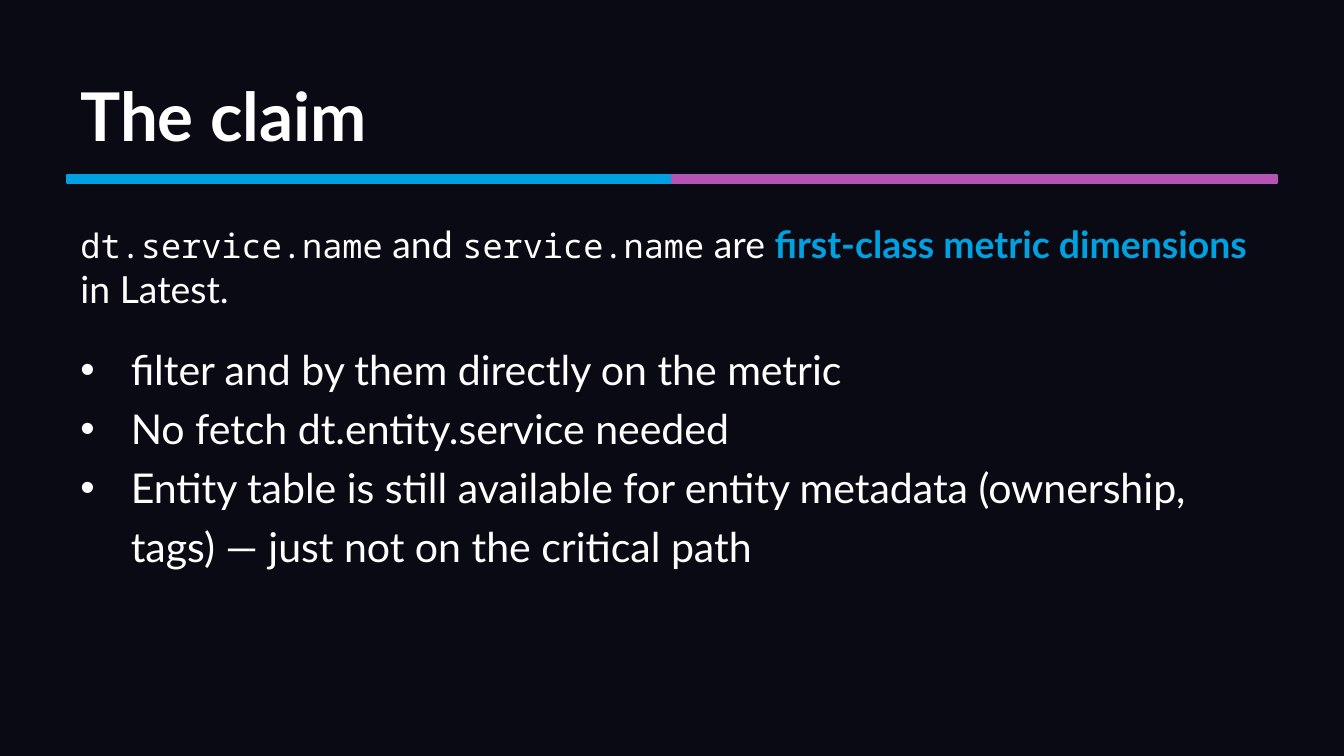
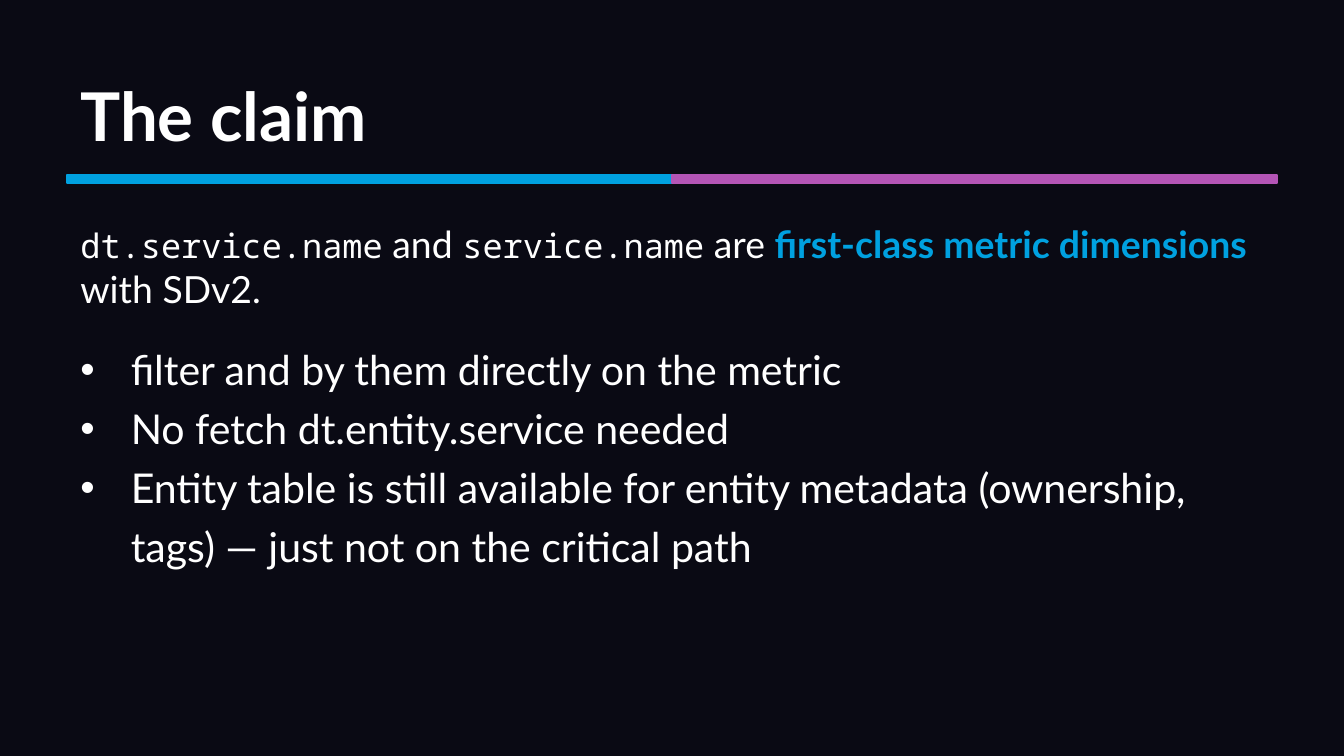
Before and after one commit to mreider/orders-demo, a slide deck: slide 3 of curriculum/unit-2-naming-identity/module-2-2-metric-first-queries.pptx. Drawn at 1344x756 pixels with LibreOffice and Linux fonts; fonts in the diff are those of the drawing. Boxes give left, top, right and bottom in pixels: in the first picture for what was removed or moved away, otherwise in the second. Text is boxed around its words. In the diff, an @@ line names an element or a change of style, - is before the commit and + after.

```diff
--- a/curriculum/unit-2-naming-identity/module-2-2-metric-first-queries.pptx
+++ b/curriculum/unit-2-naming-identity/module-2-2-metric-first-queries.pptx
@@ text at bbox=[80, 230, 1247, 304]: text changed @@
-dt.service.name and service.name are first-class metric dimensions in Latest.
+dt.service.name and service.name are first-class metric dimensions with SDv2.
```
Also in this commit, not shown: 1 other slide changed, 29 other files.
